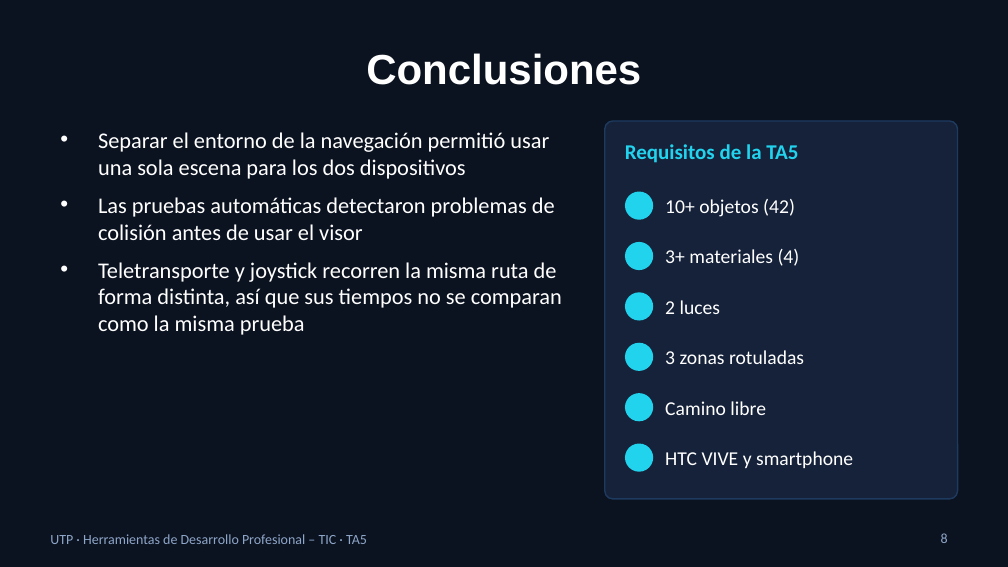
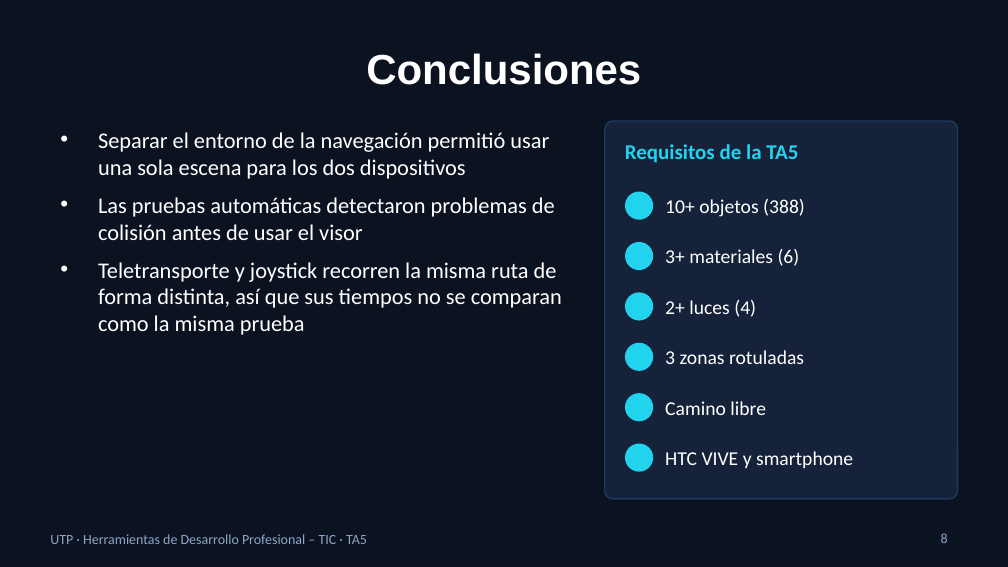
Before and after one commit to PapitaPapita23/TA5-Ciudad-Futurista-2050, a slide deck: slide 8 of Entrega/Presentacion_TA5_MijaMantari.pptx. Drawn at 1008x567 pixels with LibreOffice and Linux fonts; fonts in the diff are those of the drawing. Boxes give left, top, right and bottom in pixels: in the first picture for what was removed or moved away, otherwise in the second. Text is boxed around its words. In the diff, an @@ line names an element or a change of style, - is before the commit and + after.

```diff
--- a/Entrega/Presentacion_TA5_MijaMantari.pptx
+++ b/Entrega/Presentacion_TA5_MijaMantari.pptx
@@ text at (665,199,805,217): text changed @@
-10+ objetos (42)
+10+ objetos (388)
@@ text at (665,249,800,266): text changed @@
-3+ materiales (4)
+3+ materiales (6)
@@ text at (665,300,756,317): text changed @@
-2 luces
+2+ luces (4)
```
Also in this commit, not shown: 6 other slides changed, 5 other files.
